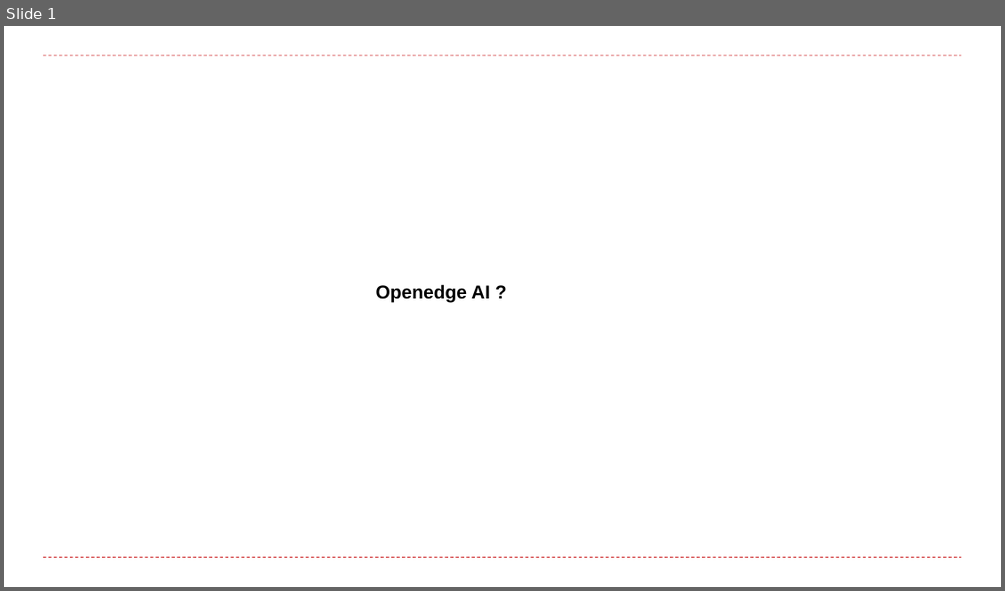
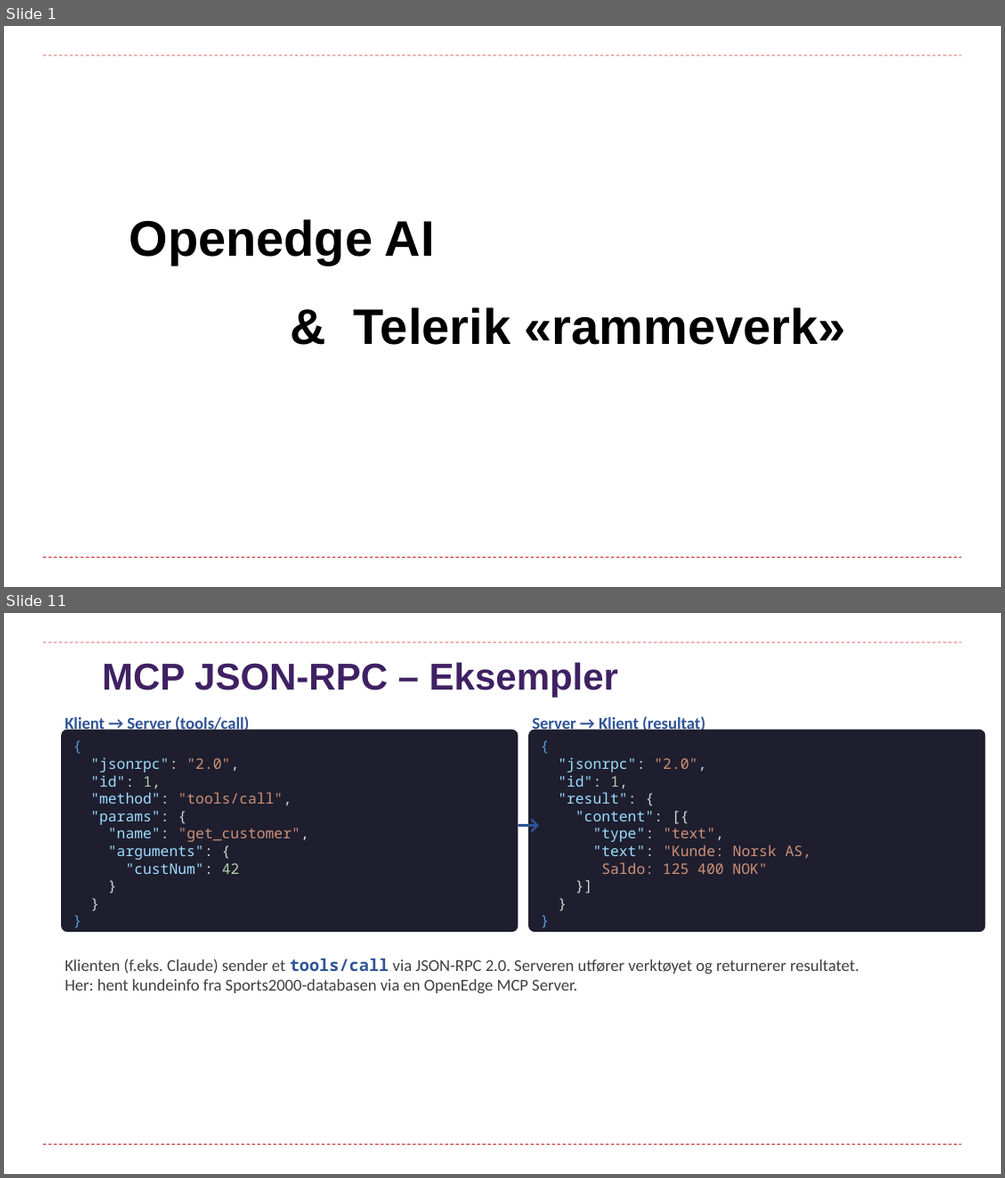
Before and after one commit to curtoldenborg/mcp, a slide deck: resources/documents/Brukerforeningen_2026.pptx. Shown one above the other, each under a label of ours: slide 1 before the commit, slides 1 and 11 after it; the slides between them are not shown. The pictures are 1005x591 and 1005x1178 pixels, drawn with LibreOffice and Linux fonts; fonts in the diff are those of the drawing; background and template pictures are left out. Boxes give left, top, right and bottom in pixels: in the first picture for what was removed or moved away, otherwise in the second. Text is boxed around its words. In the diff, an @@ line names an element or a change of style, - is before the commit and + after.

```diff
--- a/resources/documents/Brukerforeningen_2026.pptx
+++ b/resources/documents/Brukerforeningen_2026.pptx
@@ slide 11 added at (4,613,1001,1174), background #FFFFFF; not listed: 2 template elements that a slide beside it also shows @@
@@ title added at (102,662,618,698), 36 pt, text #3F2163, bold @@
+MCP JSON-RPC – Eksempler
@@ text added at (65,714,249,733), 16 pt, text #2F5496, bold @@
+Klient → Server (tools/call)
@@ text added at (532,714,705,733), 16 pt, text #2F5496, bold @@
+Server → Klient (resultat)
@@ rounded rectangle added at (61,730,518,933), fill #1E1E2E @@
@@ rounded rectangle added at (528,730,985,933), fill #1E1E2E @@
@@ text added at (90,757,309,874), 14 pt, text #9CDCFE @@
+{
+"jsonrpc": "2.0",
+"id": 1,
+"method": "tools/call",
+"params": {
+"name": "get_customer",
+"arguments": {
+"custNum": 42
+}
+}
+}
@@ text added at (558,757,811,874), 14 pt, text #9CDCFE @@
+{
+"jsonrpc": "2.0",
+"id": 1,
+"result": {
+"content": [{
+"type": "text",
+"text": "Kunde: Norsk AS,
+Saldo: 125 400 NOK"
+}]
+}
+}
@@ text added at (501,805,557,836), 24 pt, text #2F5496, bold @@
+→
@@ text added at (65,958,859,993), 16 pt, text #404040 @@
+Klienten (f.eks. Claude) sender et tools/call via JSON-RPC 2.0. Serveren utfører verktøyet og returnerer resultatet.
+Her: hent kundeinfo fra Sports2000-databasen via en OpenEdge MCP Server.
@@ slide 1 changed as well @@
@@ text at (129,219,435,265): text changed; size 18 to 48 pt @@
-Openedge AI ?
+Openedge AI
@@ text added at (354,307,846,345), 48 pt, text #000000, bold @@
+& Telerik «rammeverk»
```
Also in this commit, not shown: 20 other slides added, 25 slides removed, 2 other files.
